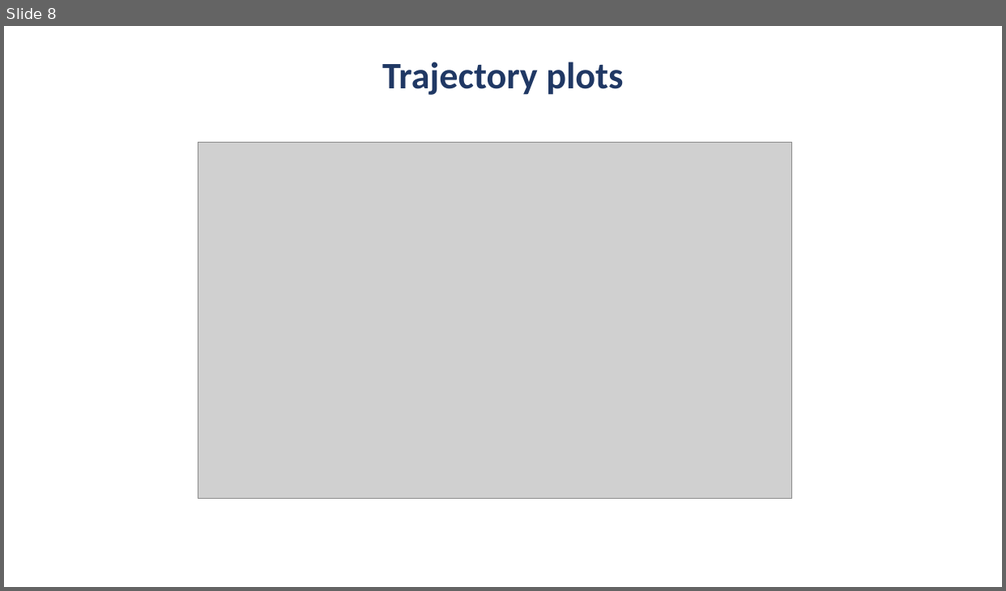
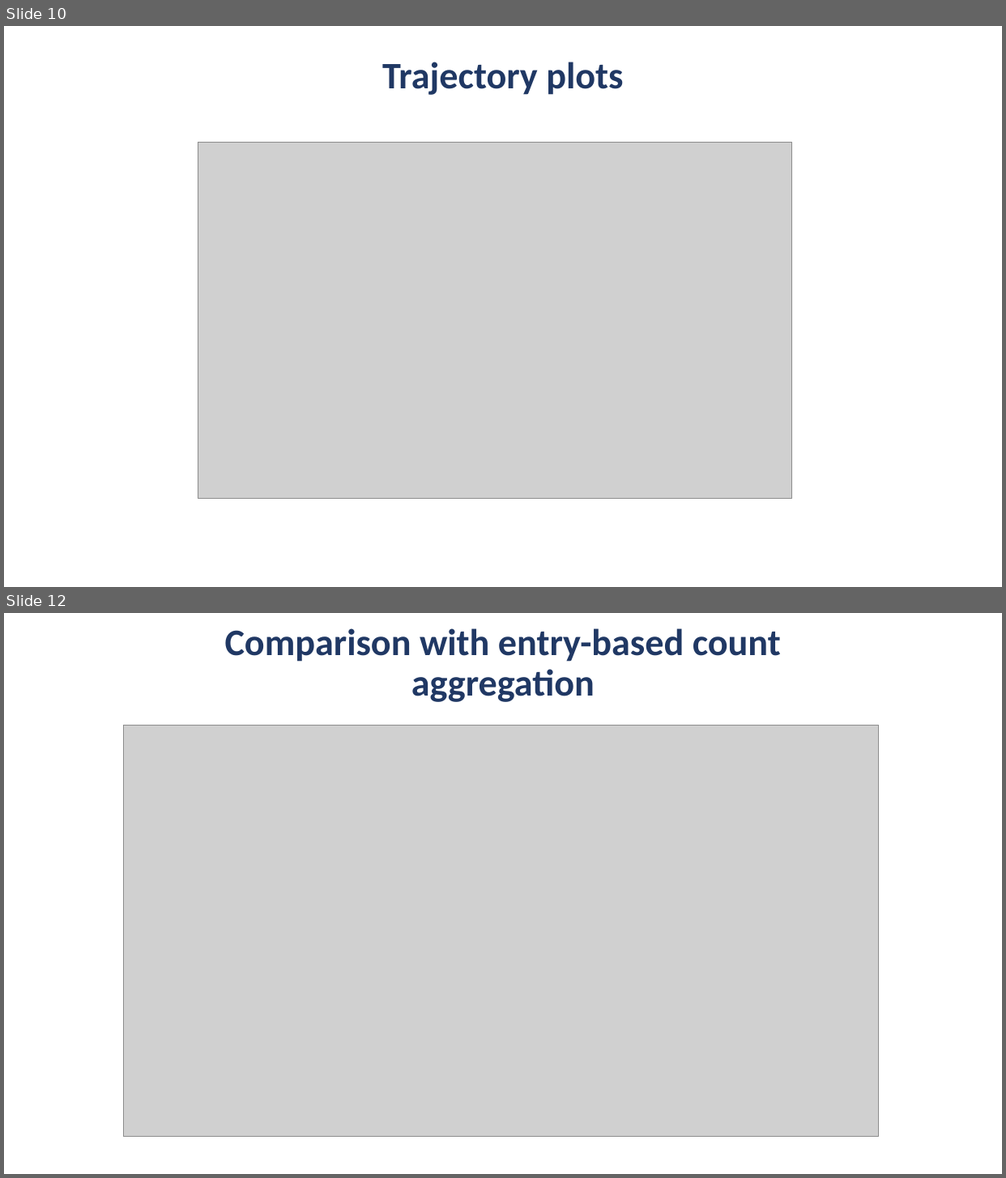
Before and after one commit to sauravbarua021-eng/Space_mean_speed_methods_comparison, a slide deck: Comparative Evaluation of Space Mean Speed Estimation Methods.pptx. Shown one above the other, each under a label of ours: slide 8 before the commit, slides 10 and 12 after it; the slides between them are not shown. The pictures are 1006x591 and 1006x1178 pixels, drawn with LibreOffice and Linux fonts; fonts in the diff are those of the drawing; grey boxes stand for pictures. Boxes give left, top, right and bottom in pixels: in the first picture for what was removed or moved away, otherwise in the second. Text is boxed around its words. In the diff, an @@ line names an element or a change of style, - is before the commit and + after.

```diff
--- a/Comparative Evaluation of Space Mean Speed Estimation Methods.pptx
+++ b/Comparative Evaluation of Space Mean Speed Estimation Methods.pptx
@@ slide 12 added at (x1=4, y1=613, x2=1002, y2=1174), background #FFFFFF @@
@@ title added at (x1=225, y1=628, x2=781, y2=702), 36 pt, text #203864, bold @@
+Comparison with entry-based count aggregation
@@ picture added at (x1=123, y1=726, x2=878, y2=1137) @@
@@ what was slide 8 is now slide 10 @@
```
Also in this commit, not shown: 3 slides changed, 2 other slides added, 3 other files.
